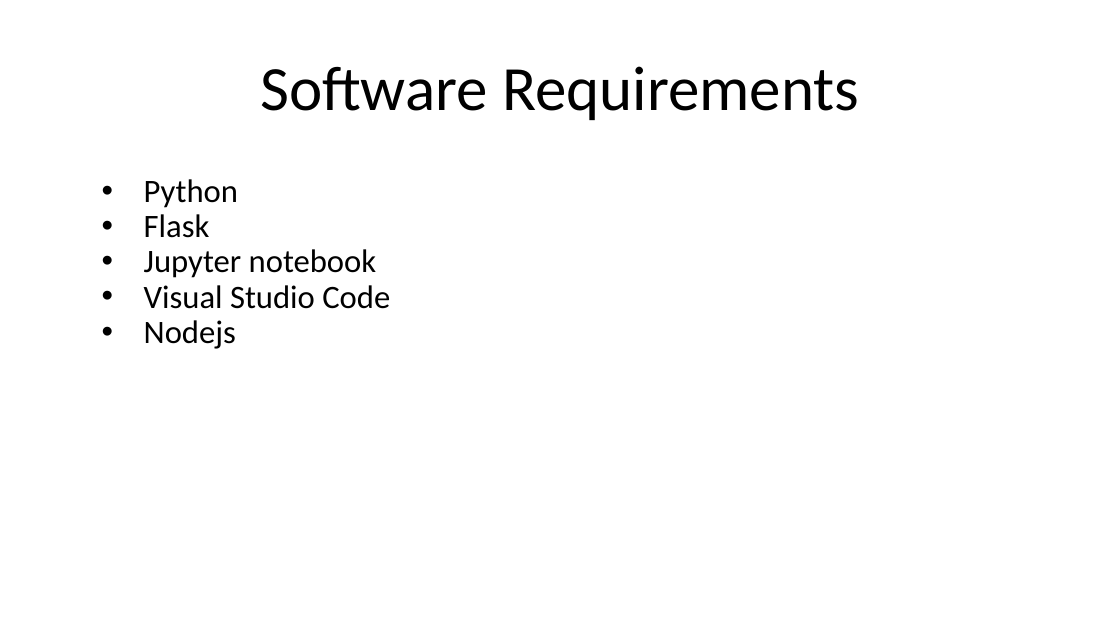
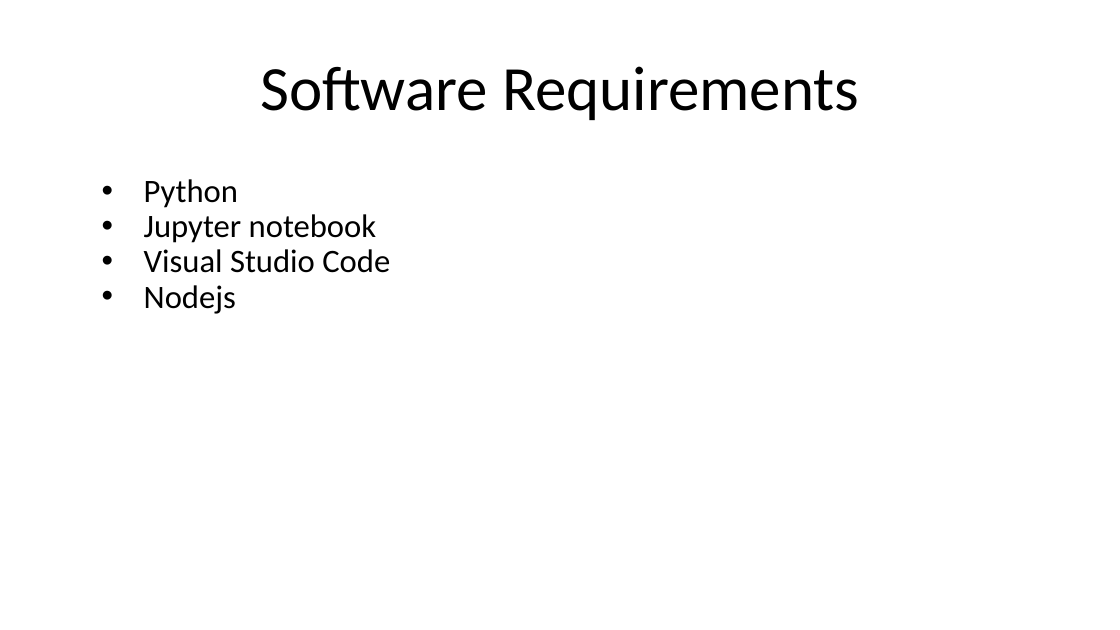
Before and after one commit to Sriram-Karthick-k/final-year-project, a slide deck: slide 11 of final/2nd review/Fake Currency Detection Using Image Processing.pptx (slide 16 before the commit). Drawn at 1120x630 pixels with LibreOffice and Linux fonts; fonts in the diff are those of the drawing. Boxes give left, top, right and bottom in pixels: in the first picture for what was removed or moved away, otherwise in the second. Text is boxed around its words. In the diff, an @@ line names an element or a change of style, - is before the commit and + after.

```diff
--- a/final/2nd review/Fake Currency Detection Using Image Processing.pptx
+++ b/final/2nd review/Fake Currency Detection Using Image Processing.pptx
@@ text at box(144, 214, 210, 238): paragraph removed @@
-• Flask
```
Also in this commit, not shown: 7 other slides changed, 6 slides added, 1 slide removed, 1 other file.
